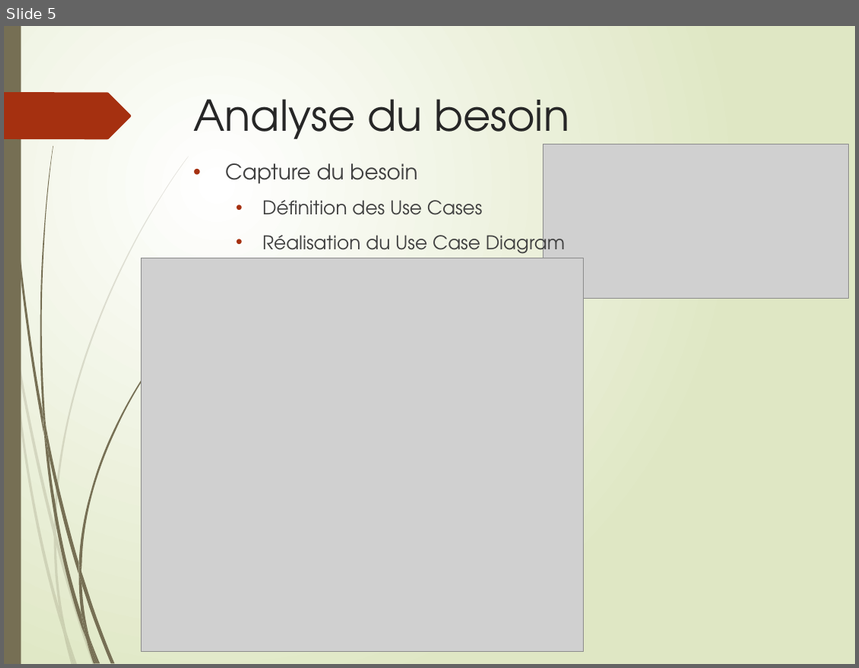
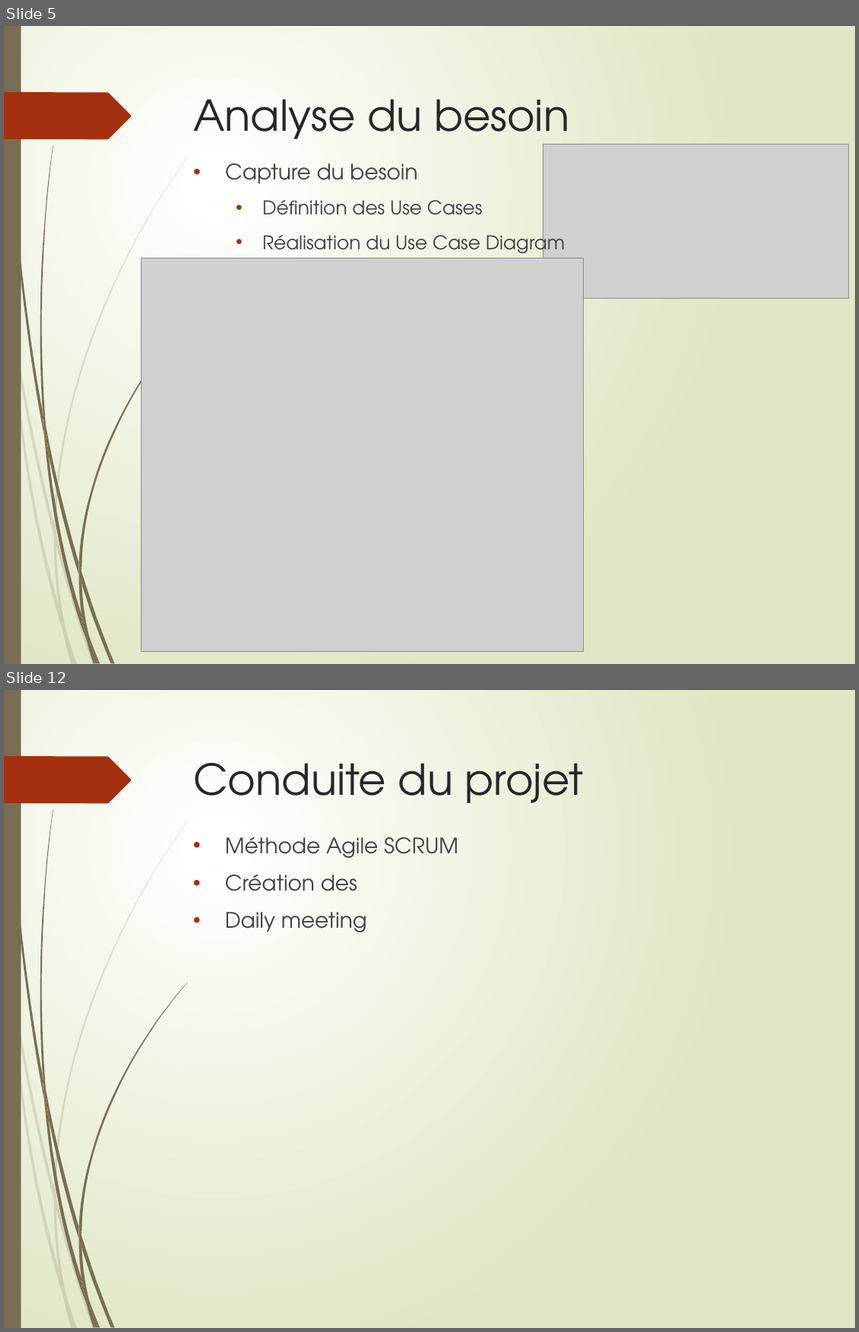
Before and after one commit to LudoRoot/WeBet_JBL, a slide deck: Présentation/Présentation WeBet_JBL.pptx. Shown one above the other, each under a label of ours: slide 5 before the commit, slides 5 and 12 after it; the slides between them are not shown. The pictures are 859x668 and 859x1332 pixels, drawn with LibreOffice and Linux fonts; fonts in the diff are those of the drawing; grey boxes stand for pictures. Boxes give left, top, right and bottom in pixels: in the first picture for what was removed or moved away, otherwise in the second. Text is boxed around its words. In the diff, an @@ line names an element or a change of style, - is before the commit and + after.

```diff
--- a/Présentation/Présentation WeBet_JBL.pptx
+++ b/Présentation/Présentation WeBet_JBL.pptx
@@ slide 12 added at (4,690,855,1328), background gradient #FFFFFF to #DFE8C4; not listed: 24 template elements that a slide beside it also shows @@
@@ title added at (193,763,583,803), 36 pt, text #262626 @@
+Conduite du projet
@@ text added at (225,837,458,932), 18 pt, text #404040 @@
+• Méthode Agile SCRUM
+• Création des
+• Daily meeting
```
Also in this commit, not shown: 4 slides changed, 4 other slides added, 1 slide removed, 3 other files.
